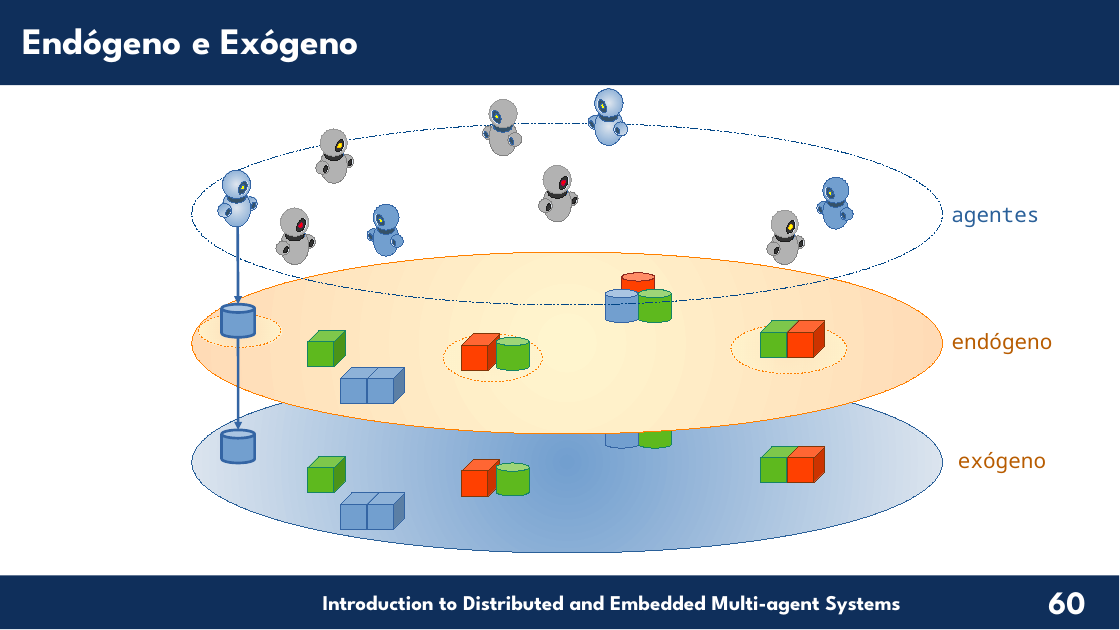
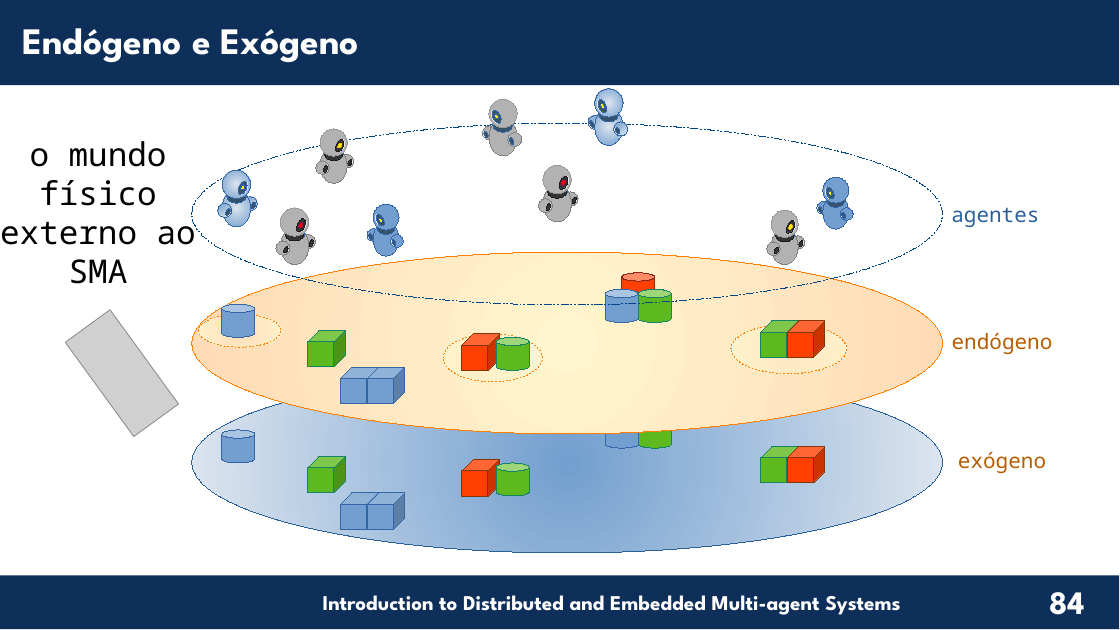
Before and after one commit to chon-group/distributedAndEmbeddedAI, a slide deck: slide 84 of course/02-TheAgentOrientedApproach/TheAgentOrientedApproach_20240217.odp (slide 60 before the commit). Drawn at 1120x630 pixels with LibreOffice and Linux fonts; fonts in the diff are those of the drawing; grey boxes stand for pictures; background and template pictures are left out. Boxes give left, top, right and bottom in pixels: in the first picture for what was removed or moved away, otherwise in the second. Text is boxed around its words. In the diff, an @@ line names an element or a change of style, - is before the commit and + after.

```diff
--- a/course/02-TheAgentOrientedApproach/TheAgentOrientedApproach_20240217.odp
+++ b/course/02-TheAgentOrientedApproach/TheAgentOrientedApproach_20240217.odp
@@ text added at box(0, 141, 196, 284), 28 pt, text #000000 @@
+o mundo físico externo ao SMA
@@ arrow removed from (238, 227) to (238, 304) @@
@@ picture added at box(65, 310, 179, 437) @@
@@ cylinder at box(222, 304, 255, 337): outline #3465A4 2.3 pt to #3465A4 0 pt @@
@@ arrow removed from (238, 338) to (239, 430) @@
@@ cylinder at box(222, 430, 255, 463): outline #3465A4 2.3 pt to #3465A4 0 pt @@
@@ page number at box(1049, 592, 1084, 615): text changed @@
-60
+84
```
Also in this commit, not shown: 21 other slides changed, 42 slides added, 3 slides removed, 1 other file.
